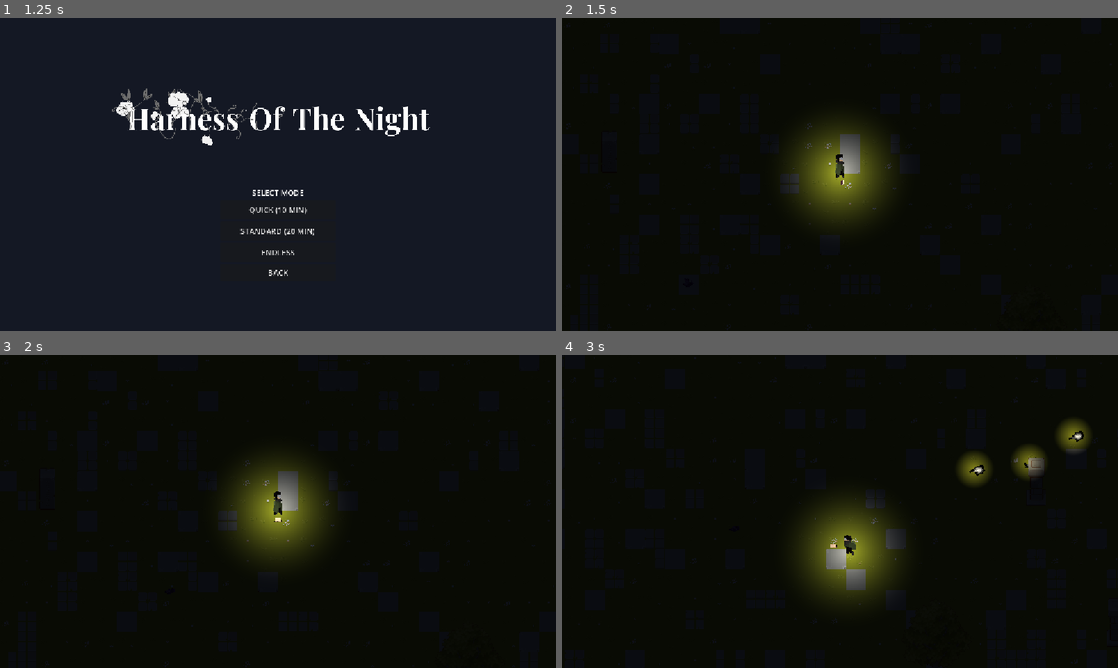
Above: before the commit, frames 1-4 (two rows, left to right).
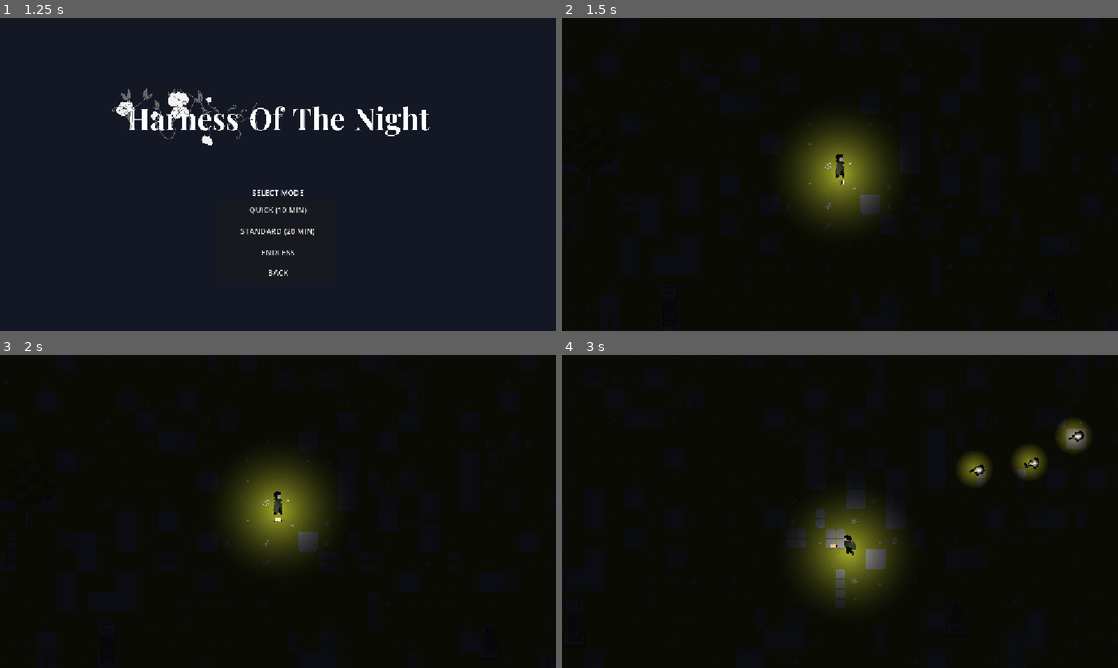
Above: after the commit, the same moments.

Repository: Merchant-Of-Life/Harness-Of-The-Night
Game: Godot game, scene res://ui/main_menu.tscn
The game is run twice, just before and just after one commit, with the same random seed, the same clock (stepped at 60 frames per second) and the same inputs.
Inputs (mouse positions are in pixels of both pictures, inside the frame that each line leads up to):
- Up to frame 1 (1.25 s): click "PLAY" at 0.5 s
- Up to frame 2 (1.5 s): click "QUICK (10 MIN)" at 1.25 s
- Up to frame 3 (2 s): no input
- Up to frame 4 (3 s): tap Enter at 2 s; move the mouse to (962, 495) at 2.02 s; press the mouse at (962, 495) at 2.03 s; hold D (move_right) 2.03-2.78 s; move the mouse to (728, 527) at 2.77 s; release the mouse at (728, 527) at 2.78 s; hold S (move_down) from 2.78 s (still down); tap Space (dash) at 2.85 s

Frame 1 is identical in both runs. In frame 2, 0.9% of the frame differs, in the area x 39-61%, y 28-68%; in frame 3, 0.9%; in frame 4, 2.3%, in the area x 41-95%, y 20-85%.

Commit message:
Added infinite map generation, horde spawner, and mode timers
- Replace static border-walled arena with infinite procedural ground/prop generation and distant tile cleanup in scenes/main.gd
- Add SpawnTimer and GameTimer nodes to scenes/main.tscn for off-screen bat horde waves and survival clock tracking
- Scale bat swarms from 2 to 4 per tick, speed up spawn intervals by 0.20s every 30s after 1:00, and upgrade bats to 2 HP and 225 speed at 4:00
- Increase base bat speed to 205 in scenes/bat.gd and add Quick (10m) / Standard (20m) survival win condition

Diff:
--- a/scenes/bat.gd
+++ b/scenes/bat.gd
@@ -1,6 +1,6 @@
 extends CharacterBody2D
 
-var speed = 170
+var speed = 210
 var max_hp = 1
 var hp = 1
 var damage = 1
--- a/scenes/main.gd
+++ b/scenes/main.gd
@@ -2,11 +2,25 @@
 
 @onready var ground_layer = $GroundLayer
 @onready var props_layer = $PropsLayer
+@onready var player = $Player
+@onready var spawn_timer = $SpawnTimer
+@onready var game_timer = $GameTimer
 
-var arena_radius = 60
-var floor_radius = 80
+var bat_scene = preload("res://scenes/bat.tscn")
+
+var generate_radius = 24
+var cleanup_radius = 32
 var safe_spawn_radius = 8
 var min_obstacle_spacing = 8
+
+var last_player_cell = Vector2i(999999, 999999)
+var generated_cells = {}
+var placed_obstacles = []
+
+var elapsed_seconds = 0
+var remaining_seconds = 600
+var max_enemies = 100
+var has_survived = false
 
 var GRASS_SOURCE_ID = 0
 var STONE_SOURCE_ID = 1
@@ -52,49 +66,126 @@
 	Vector2i(13, 6)
 ]
 
-var placed_obstacles = []
-
 func _ready():
-	generate_arena()
-
-func generate_arena():
 	ground_layer.clear()
 	props_layer.clear()
-	placed_obstacles.clear()
+	setup_game_mode()
+	update_infinite_map()
 
-	for tile_x in range(-floor_radius, floor_radius + 1):
-		for tile_y in range (-floor_radius, floor_radius + 1):
-			var cell_pos = Vector2i(tile_x, tile_y)
+func _process(delta):
+	if player != null and not player.is_dead:
+		update_infinite_map()
+
+func setup_game_mode():
+	if GameData.game_mode == "quick":
+		remaining_seconds = 600
+	elif GameData.game_mode == "standard":
+		remaining_seconds = 1200
+	else:
+		remaining_seconds = 0
+	print("started Mode: ", GameData.game_mode)
+
+func update_infinite_map():
+	var player_cell = ground_layer.local_to_map(player.global_position)
+	if player_cell == last_player_cell:
+		return
+	last_player_cell = player_cell
+
+	for offset_x in range(-generate_radius, generate_radius + 1):
+		for offset_y in range(-generate_radius, generate_radius + 1):
+			var cell_pos = Vector2i(player_cell.x + offset_x, player_cell.y + offset_y)
+			if generated_cells.has(cell_pos):
+				continue
+
+			generated_cells[cell_pos] = true
 
 			var ground_roll = randf()
 			if ground_roll < 0.08:
 				ground_layer.set_cell(cell_pos, STONE_SOURCE_ID, stone_tiles.pick_random())
-			elif ground_roll <0.18:
+			elif ground_roll < 0.18:
 				ground_layer.set_cell(cell_pos, GRASS_SOURCE_ID, cobble_tiles.pick_random())
 			else:
 				ground_layer.set_cell(cell_pos, GRASS_SOURCE_ID, grass_tiles.pick_random())
 
-			if abs(tile_x) > arena_radius or abs(tile_y) > arena_radius:
-				continue
+				if Vector2(cell_pos).length() < safe_spawn_radius:
+					continue
+				var obstacle_roll = randf()
+				if obstacle_roll < 0.035 and is_space_clear(cell_pos):
+					if obstacle_roll < 0.015:
+						props_layer.set_cell(cell_pos, PLANT_SOURCE_ID, tree_tiles.pick_random())
+					else:
+						props_layer.set_cell(cell_pos,PROPS_SOURCE_ID, prop_tiles.pick_random())
+					placed_obstacles.append(cell_pos)
 
-			if abs(tile_x) == arena_radius or abs(tile_y) == arena_radius:
-				props_layer.set_cell(cell_pos, PROPS_SOURCE_ID, Vector2i(11, 5))
-				continue
+	var cells_to_erase = []
+	for  cell_pos in generated_cells.keys():
+		if abs(cell_pos.x - player_cell.x) > cleanup_radius or abs(cell_pos.y - player_cell.y) > cleanup_radius:
+			ground_layer.erase_cell(cell_pos)
+			props_layer.erase_cell(cell_pos)
+			cells_to_erase.append(cell_pos)
 
-			var distance_from_center = Vector2(tile_x, tile_y).length()
-			if distance_from_center < safe_spawn_radius:
-				continue
+	for cell_pos in cells_to_erase:
+		generated_cells.erase(cell_pos)
+		placed_obstacles.erase(cell_pos)
 
-			var obstacle_roll = randf()
-			if obstacle_roll <0.035 and is_space_clear(cell_pos):
-				if obstacle_roll < 0.015:
-					props_layer.set_cell(cell_pos, PLANT_SOURCE_ID, tree_tiles.pick_random())
-				else:
-					props_layer.set_cell(cell_pos, PROPS_SOURCE_ID, prop_tiles.pick_random())
-				placed_obstacles.append(cell_pos)
 
 func is_space_clear(pos):
 	for other_pos in placed_obstacles:
 		if Vector2(pos).distance_to(Vector2(other_pos)) < min_obstacle_spacing:
 			return false
 	return true
+
+func _on_spawn_timer_timeout():
+	if has_survived or player == null or player.is_dead:
+		return
+	var active_enemies = get_tree().get_nodes_in_group("enemies")
+	if active_enemies.size() >= max_enemies:
+		return
+	var bats_to_spawn = 2
+	if elapsed_seconds >=60:
+		bats_to_spawn = 3
+	if elapsed_seconds >= 180:
+		bats_to_spawn = 4
+
+	for i in range(bats_to_spawn):
+		var bat = bat_scene.instantiate()
+
+		if elapsed_seconds >= 240:
+			bat.max_hp = 2
+			bat.speed = 225
+
+		var random_angle = randf() * TAU
+		var spawn_distance = randf_range(620, 750)
+		var spawn_offset = Vector2.from_angle(random_angle) * spawn_distance
+		bat.global_position = player.global_position + spawn_offset
+
+		add_child(bat)
+
+
+func _on_game_timer_timeout():
+	if has_survived or player == null or player.is_dead:
+		return
+
+	elapsed_seconds += 1
+
+	if elapsed_seconds >= 60 and elapsed_seconds % 30 == 0:
+		spawn_timer.wait_time -= 0.20
+		if spawn_timer.wait_time < 0.25:
+			spawn_timer.wait_time = 0.25
+		print("Spawn Interval Decresed to: ", spawn_timer.wait_time)
+
+	if GameData.game_mode == "quick" or GameData.game_mode == "standard":
+		remaining_seconds -= 1
+		if remaining_seconds <= 0:
+			win_run()
+
+func win_run():
+	has_survived = true
+	spawn_timer.stop()
+	game_timer.stop()
+
+	var active_enemies = get_tree().get_nodes_in_group("enemies")
+	for enemy in active_enemies:
+		enemy.queue_free()
+
+	print("You Survived the night")
--- a/scenes/main.tscn
+++ b/scenes/main.tscn
@@ -6,7 +6,6 @@
 [ext_resource type="Texture2D" uid="uid://5rlolywanq2r" path="res://assets/tileset/TX Props.png" id="3_o6xl0"]
 [ext_resource type="Texture2D" uid="uid://dyavoukre8206" path="res://assets/tileset/TX Plant.png" id="4_tipki"]
 [ext_resource type="PackedScene" uid="uid://b88snivw0c06i" path="res://scenes/player.tscn" id="6_tefeu"]
-[ext_resource type="PackedScene" uid="uid://drexewgatex72" path="res://scenes/bat.tscn" id="7_o6xl0"]
 
 [sub_resource type="TileSetAtlasSource" id="TileSetAtlasSource_85g3d"]
 texture = ExtResource("1_tbgi4")
@@ -320,5 +319,12 @@
 [node name="Player" parent="." unique_id=629741390 instance=ExtResource("6_tefeu")]
 y_sort_enabled = true
 
-[node name="Bat" parent="." unique_id=396653102 instance=ExtResource("7_o6xl0")]
-position = Vector2(-264, 189)
+[node name="SpawnTimer" type="Timer" parent="." unique_id=1870476767]
+wait_time = 2.0
+autostart = true
+
+[node name="GameTimer" type="Timer" parent="." unique_id=441170365]
+autostart = true
+
+[connection signal="timeout" from="SpawnTimer" to="." method="_on_spawn_timer_timeout"]
+[connection signal="timeout" from="GameTimer" to="." method="_on_game_timer_timeout"]
